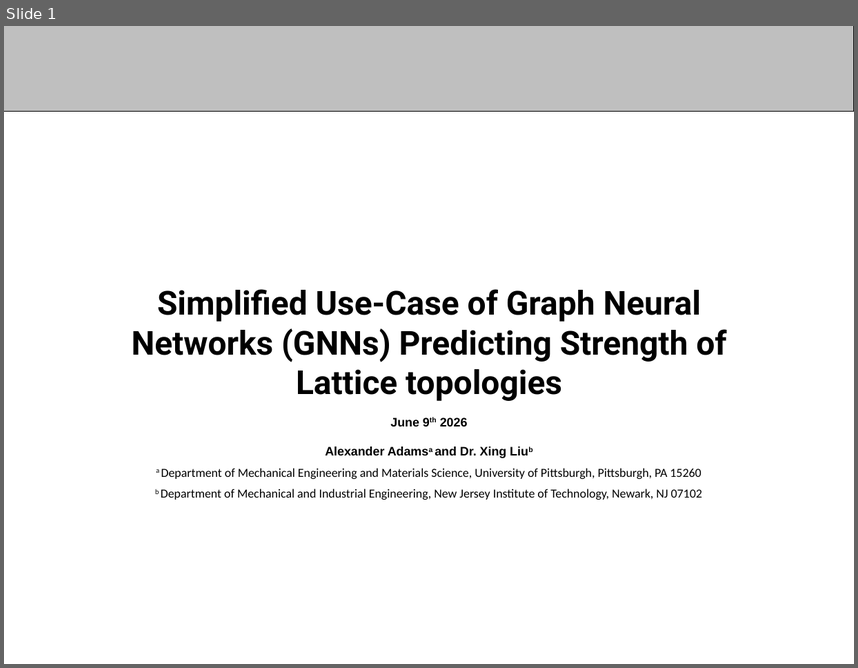
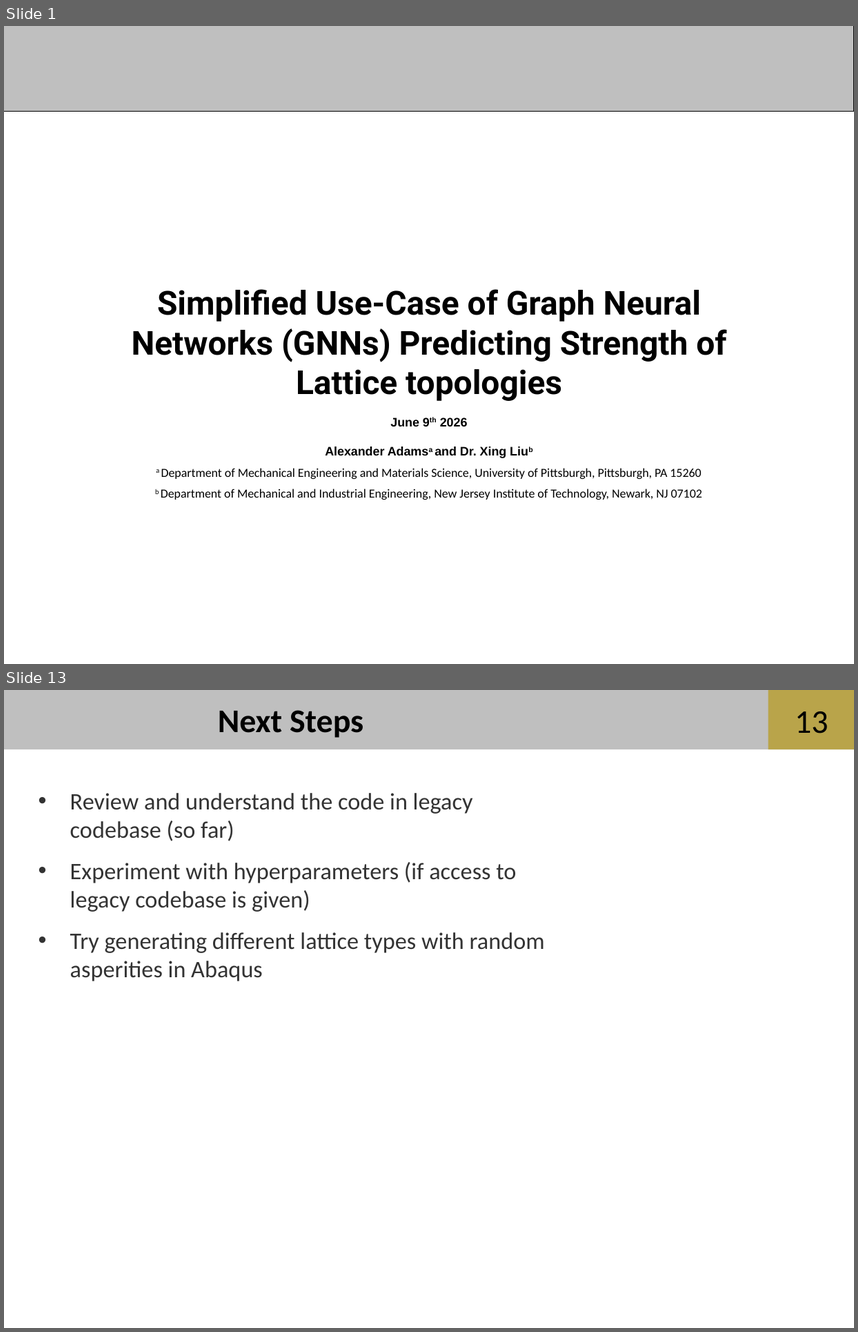
Before and after one commit to aadams2006/NSF-REU-Summer-26, a slide deck: powerpoints/6-2 REU - Copy.pptx. Shown one above the other, each under a label of ours: slide 1 before the commit, slides 1 and 13 after it; the slides between them are not shown. The pictures are 858x668 and 858x1332 pixels, drawn with LibreOffice and Linux fonts; fonts in the diff are those of the drawing; background and template pictures are left out. Boxes give left, top, right and bottom in pixels: in the first picture for what was removed or moved away, otherwise in the second. Text is boxed around its words. In the diff, an @@ line names an element or a change of style, - is before the commit and + after.

```diff
--- a/powerpoints/6-2 REU - Copy.pptx
+++ b/powerpoints/6-2 REU - Copy.pptx
@@ slide 13 added at (4,690,854,1328), background #FFFFFF; not listed: 2 template elements that a slide beside it also shows @@
@@ text added at (218,710,363,738), 28 pt, text #000000, bold @@
+Next Steps
@@ page number added at (795,711,828,733), 28 pt, text #000000 @@
+13
@@ text added at (70,793,545,981), 20 pt, text #333333 @@
+• Review and understand the code in legacy codebase (so far)
+• Experiment with hyperparameters (if access to legacy codebase is given)
+• Try generating different lattice types with random asperities in Abaqus
```
Also in this commit, not shown: 11 other slides added, 4 slides removed.
